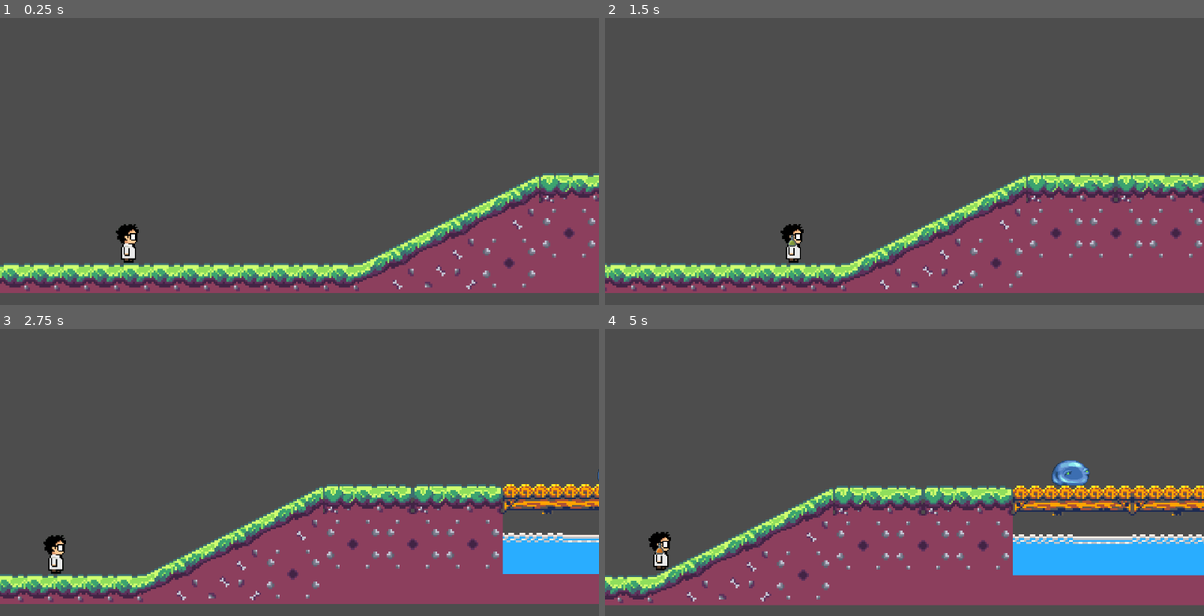
Above: before the commit, frames 1-4 (two rows, left to right).
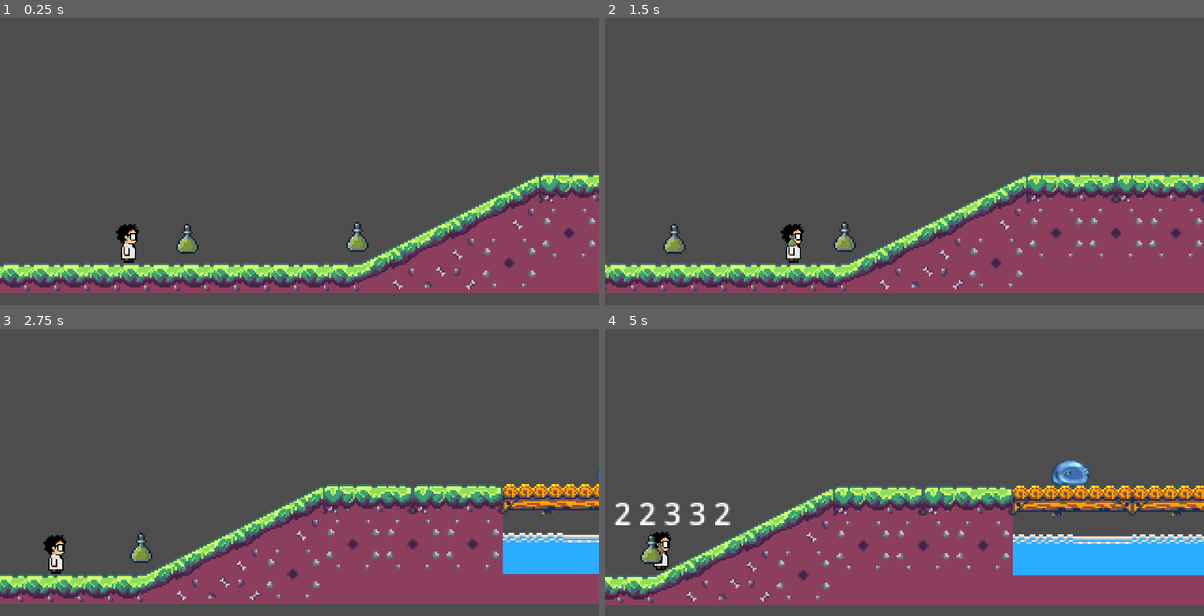
Above: after the commit, the same moments.

Repository: NicolasSierra14/Trabajo-final-programacion-ii
Game: Godot game, scene res://Escenas/Niveles/nivel_1.tscn
Two runs of this game, one before a commit and one after it. Both use one fixed random seed, a clock stepped at 60 frames per second and the inputs below.
Inputs (mouse positions are in pixels of both pictures, inside the frame that each line leads up to):
- Up to frame 1 (0.25 s): no input
- Up to frame 2 (1.5 s): tap Enter at 0.5 s; move the mouse to (1036, 129) at 0.52 s; hold D (Derecha) from 0.53 s (still down); tap 3 (Amarillo) at 0.6 s; tap Space (Saltar) at 0.77 s; move the mouse to (784, 164) at 1.27 s; tap 2 (Azul) at 1.35 s
- Up to frame 3 (2.75 s): tap Space (Saltar) at 1.52 s; move the mouse to (359, 383) at 2.02 s; release D (Derecha) at 2.03 s; hold A (Izquierda) from 2.03 s (still down); click (359, 383) at 2.1 s
- Up to frame 4 (5 s): move the mouse to (874, 524) at 2.77 s; release A (Izquierda) at 2.78 s; hold D (Derecha) 2.78-4.28 s; tap 1 (Rojo) at 2.85 s; tap Space (Saltar) at 3.02, 3.77, 4.52 s; move the mouse to (1084, 509) at 3.52 s; tap 3 (Amarillo) at 3.6 s; move the mouse to (724, 406) at 4.27 s; hold A (Izquierda) from 4.28 s (still down); tap 2 (Azul) at 4.35 s

The runs differ from the first frame. In frame 1, 0.5% of the frame differs, in the area x 29-62%, y 71-83%; in frame 2, 0.5%; in frame 3, 0.2%; in frame 4, 0.8%, in the area x 1-21%, y 60-82%.

Commit message:
Zona de Alquimica creada con combinacion de teclas

Diff:
--- a/Escenas/Niveles/nivel_1.tscn
+++ b/Escenas/Niveles/nivel_1.tscn
@@ -10,6 +10,7 @@
 [ext_resource type="Texture2D" uid="uid://bxjtcphkvseut" path="res://Componentes/Texturas/TileMap/Grassland_Terrain_BgdTiles.png" id="8_mdyhy"]
 [ext_resource type="Texture2D" uid="uid://c0aiih0f4e44m" path="res://Componentes/Texturas/TileMap/Grassland_Terrain_47Tiles.png" id="9_5lb5d"]
 [ext_resource type="Texture2D" uid="uid://btfbxkifypdde" path="res://Componentes/Texturas/TileMap/GrassLand_Background_Guide.png" id="10_siq8c"]
+[ext_resource type="PackedScene" uid="uid://bpw5rx5sra76p" path="res://Escenas/Zona Alquimica/zona_alquimica.tscn" id="11_qs8lh"]
 
 [sub_resource type="TileSetAtlasSource" id="TileSetAtlasSource_3c2k2"]
 texture = ExtResource("2_r7a30")
@@ -319,3 +320,9 @@
 [node name="TileMapLayer" type="TileMapLayer" parent="." unique_id=919829037]
 tile_map_data = PackedByteArray("AADj/yAAAAABAAAAAADk/yAAAAABAAAAAADl/yAAAAABAAAAAADm/yAAAAABAAAAAADn/yAAAAABAAAAAADo/y …(11360 unchanged characters)…
 tile_set = SubResource("TileSet_lswwr")
+
+[node name="ZonaAlquimica" parent="." unique_id=189603104 instance=ExtResource("11_qs8lh")]
+position = Vector2(-364, 499)
+
+[node name="ZonaAlquimica2" parent="." unique_id=1989425628 instance=ExtResource("11_qs8lh")]
+position = Vector2(-273, 498)
--- /dev/null
+++ b/Escenas/Zona Alquimica/zona_alquimica.gd
@@ -0,0 +1,98 @@
+extends Area2D
+class_name ZonaAlquimica
+
+@export var label_combinacion : Label
+
+var secuencia_objetivo : Array[int] = []
+var secuencia_ingresada : Array[int] = []
+var jugador_adentro : bool = false
+var completada : bool = false
+
+func _ready():
+	if not body_entered.is_connected(_on_body_entered):
+		body_entered.connect(_on_body_entered)
+	if not body_exited.is_connected(_on_body_exited):
+		body_exited.connect(_on_body_exited)
+
+	generar_combinacion_azar()
+
+	if label_combinacion:
+		label_combinacion.visible = false
+
+func generar_combinacion_azar():
+	secuencia_objetivo.clear()
+	# Genera 5 números al azar entre 1 y 3
+	for i in range(5):
+		var num_random = randi_range(1, 3)
+		secuencia_objetivo.append(num_random)
+
+	actualizar_interfaz()
+
+func actualizar_interfaz():
+	if label_combinacion:
+		# Convertimos los números explícitamente a texto
+		var texto : String = ""
+		for n in secuencia_objetivo:
+			texto += str(n) + " "
+		label_combinacion.text = texto
+		print("Texto asignado al Label: ", label_combinacion.text)
+
+func _on_body_entered(body):
+	print("Objeto entró al área: ", body.name)
+	# Verificamos si entra el jugador y la zona no fue completada
+	if body is Player and not completada:
+		jugador_adentro = true
+		secuencia_ingresada.clear()
+		actualizar_interfaz()
+		if label_combinacion:
+			label_combinacion.visible = true
+
+
+func _on_body_exited(body):# Si sale el jugador y la zona aún no se completó, se oculta y resetea
+	if (body is Player or body.is_in_group("Player")) and not completada:
+		jugador_adentro = false
+		secuencia_ingresada.clear()
+		if label_combinacion:
+			label_combinacion.visible = false
+
+func _unhandled_input(event):
+	if not jugador_adentro or completada:
+		return
+
+	if event is InputEventKey and event.is_pressed() and not event.is_echo():
+		var tecla_presionada : int = 0
+
+		if event.keycode == KEY_1:
+			tecla_presionada = 1
+		elif event.keycode == KEY_2:
+			tecla_presionada = 2
+		elif event.keycode == KEY_3:
+			tecla_presionada = 3
+
+		if tecla_presionada != 0:
+			procesar_tecla(tecla_presionada)
+
+func procesar_tecla(tecla: int):
+	secuencia_ingresada.append(tecla)
+	var indice_actual = secuencia_ingresada.size() - 1
+
+	# Si falla la combinación, se reinicia la entrada
+	if secuencia_ingresada[indice_actual] != secuencia_objetivo[indice_actual]:
+		secuencia_ingresada.clear()
+		actualizar_interfaz()
+		return
+
+	# Mostrar progreso visual
+	if label_combinacion:
+		label_combinacion.text = "OK: " + str(secuencia_ingresada.size()) + " / 5"
+
+	if secuencia_ingresada.size() == secuencia_objetivo.size():
+		completar_zona()
+
+func completar_zona():
+	completada = true
+	print("¡Zona completada!")
+
+	if label_combinacion:
+		label_combinacion.text = "¡COMPLETO!"
+		queue_free()
--- /dev/null
+++ b/Escenas/Zona Alquimica/zona_alquimica.tscn
@@ -0,0 +1,40 @@
+[gd_scene format=3 uid="uid://bpw5rx5sra76p"]
+
+[ext_resource type="Script" uid="uid://buh717gwsyaa3" path="res://Escenas/Zona Alquimica/zona_alquimica.gd" id="1_1jgua"]
+[ext_resource type="Texture2D" uid="uid://8ribcobhjgqy" path="res://Componentes/Sprites/Pociones/tile_8_9.png" id="2_88lcd"]
+
+[sub_resource type="SpriteFrames" id="SpriteFrames_sl11k"]
+animations = [{
+"frames": [{
+"duration": 1.0,
+"texture": ExtResource("2_88lcd")
+}],
+"loop": true,
+"name": &"default",
+"speed": 5.0
+}]
+
+[sub_resource type="CircleShape2D" id="CircleShape2D_1jgua"]
+
+[sub_resource type="LabelSettings" id="LabelSettings_88lcd"]
+
+[node name="ZonaAlquimica" type="Area2D" unique_id=189603104 node_paths=PackedStringArray("label_combinacion")]
+collision_mask = 8
+script = ExtResource("1_1jgua")
+label_combinacion = NodePath("Label_Zona")
+
+[node name="AnimatedSprite2D" type="AnimatedSprite2D" parent="." unique_id=1300884655]
+sprite_frames = SubResource("SpriteFrames_sl11k")
+
+[node name="CollisionShape2D" type="CollisionShape2D" parent="." unique_id=204354827]
+shape = SubResource("CircleShape2D_1jgua")
+debug_color = Color(0.19930133, 0.54856175, 0, 0.41960785)
+
+[node name="Label_Zona" type="Label" parent="." unique_id=1946253133]
+z_index = 20
+offset_left = -20.0
+offset_top = -31.0
+offset_right = 20.0
+offset_bottom = -8.0
+text = "a"
+label_settings = SubResource("LabelSettings_88lcd")
Not shown, added: Escenas/Zona Alquimica/zona_alquimica.gd.uid
